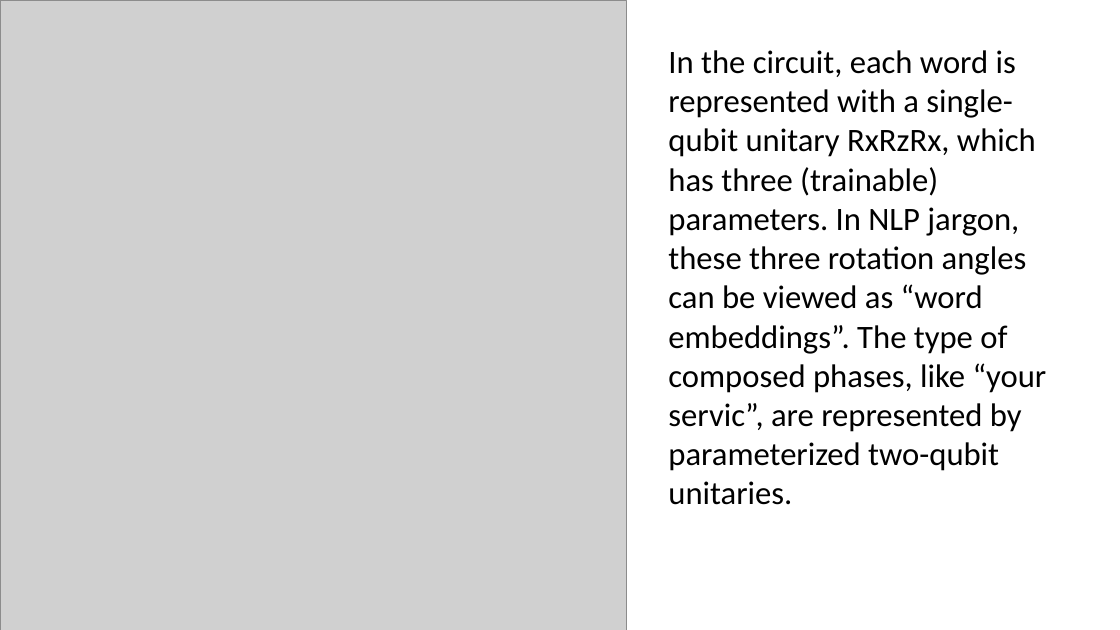
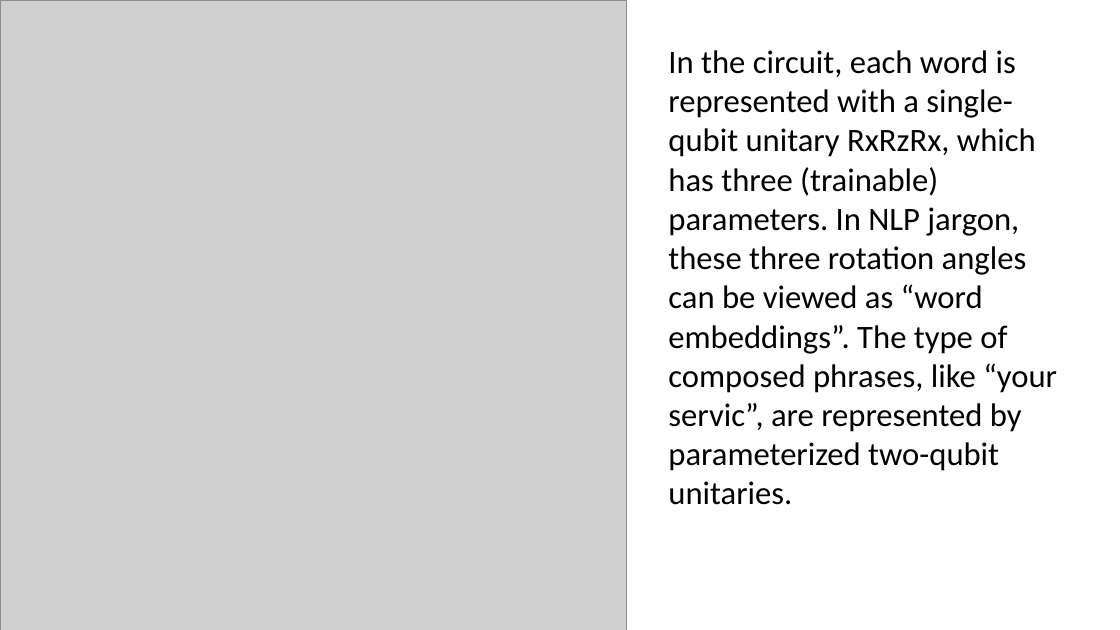
Before and after one commit to peiyong-addwater/Hackathon-QNLP, a slide deck: slide 8 of Presentation.pptx. Drawn at 1120x630 pixels with LibreOffice and Linux fonts; fonts in the diff are those of the drawing; grey boxes stand for pictures. Boxes give left, top, right and bottom in pixels: in the first picture for what was removed or moved away, otherwise in the second. Text is boxed around its words. In the diff, an @@ line names an element or a change of style, - is before the commit and + after.

```diff
--- a/Presentation.pptx
+++ b/Presentation.pptx
@@ text at [668,50,1057,505]: text changed @@
-In the circuit, each word is represented with a single-qubit unitary RxRzRx, which has three (trainable) parameters. In NLP jargon, these three rotation angles can be viewed as “word embeddings”. The type of composed phases, like “your servic”, are represented by parameterized two-qubit unitaries.
+In the circuit, each word is represented with a single-qubit unitary RxRzRx, which has three (trainable) parameters. In NLP jargon, these three rotation angles can be viewed as “word embeddings”. The type of composed phrases, like “your servic”, are represented by parameterized two-qubit unitaries.
```
Also in this commit, not shown: 51 other files.
